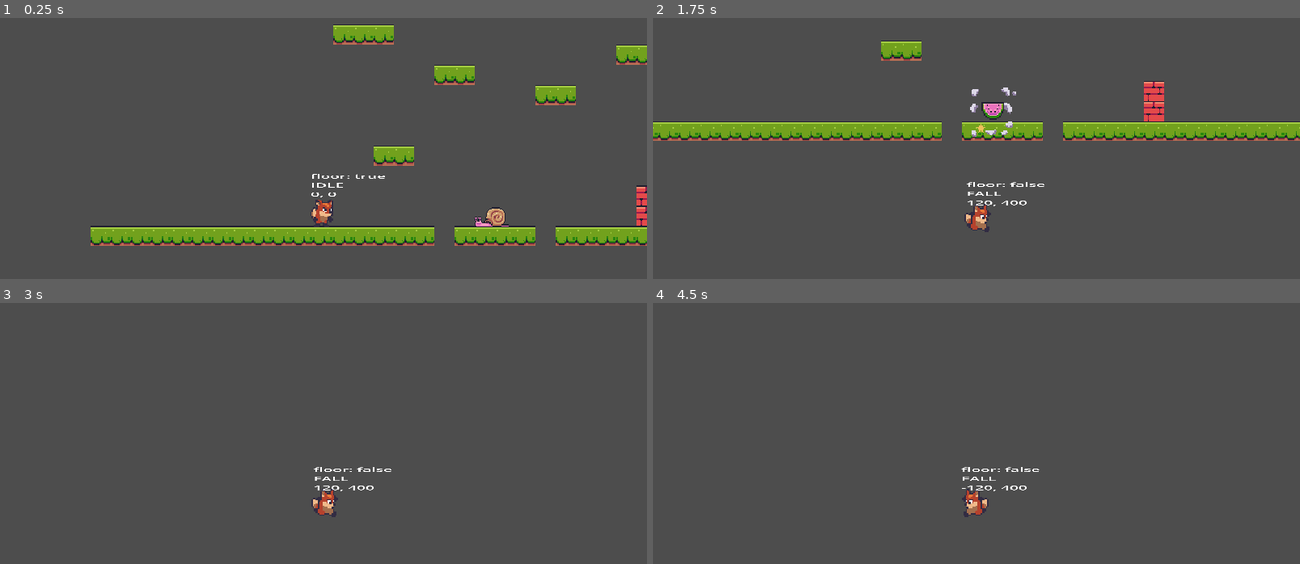
Above: before the commit, frames 1-4 (two rows, left to right).
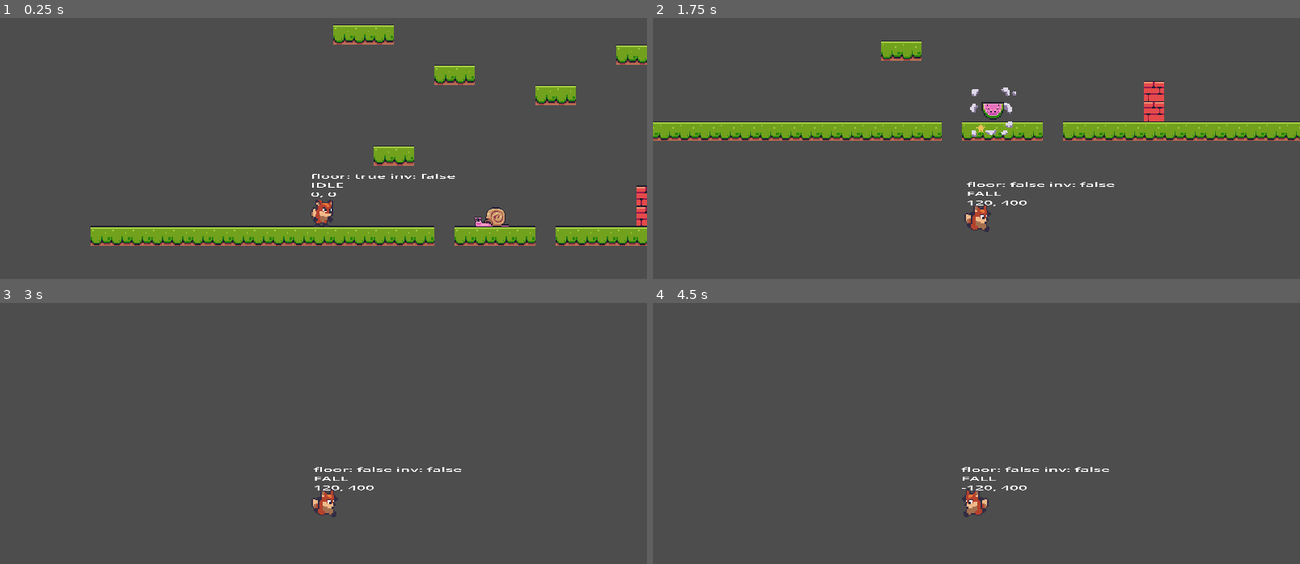
Above: after the commit, the same moments.

Repository: bluewind109/Foxy-Antics
Game: Godot game, scene res://level_base/level_base.tscn
Two runs of this game, one before a commit and one after it. Both use one fixed random seed, a clock stepped at 60 frames per second and the inputs below. The project has no main scene, so this scene is started directly.
Inputs:
- Up to frame 1 (0.25 s): no input
- Up to frame 2 (1.75 s): hold Right (right) from 0.53 s (still down); tap Ctrl (shoot) at 0.6, 1.35 s; tap Space (jump) at 0.77, 1.52 s
- Up to frame 3 (3 s): release Right (right) at 2.03 s; hold Left (left) 2.03-2.78 s; tap Ctrl (shoot) at 2.1, 2.85 s; tap Enter at 2.75 s; hold Right (right) from 2.78 s (still down)
- Up to frame 4 (4.5 s): tap Space (jump) at 3.02, 3.5, 3.77 s; tap Ctrl (shoot) at 3.6, 4.35 s; tap Enter at 4.25 s; release Right (right) at 4.28 s; hold Left (left) from 4.28 s (still down)

The runs differ from the first frame. In frame 1, less than 0.1% of the frame differs, in the area x 60-71%, y 59-62%; in frame 2, less than 0.1%; in frame 3, less than 0.1%; in frame 4, less than 0.1%, in the area x 60-71%, y 62-65%.

Commit message:
Add invincible function on Player

Diff:
--- a/player/player.gd
+++ b/player/player.gd
@@ -7,6 +7,9 @@
 @onready var debug_label = $DebugLabel
 @onready var sound_player = $SoundPlayer
 @onready var shooter = $Shooter
+@onready var animation_player_invincible = $AnimationPlayerInvincible
+@onready var invincible_timer = $InvincibleTimer
+@onready var sound_damage = $SoundDamage
 
 const GRAVITY: float = 1000.0
 const RUN_SPEED: float = 120.0
@@ -16,6 +19,7 @@
 
 enum PLAYER_STATE { IDLE, RUN, JUMP, FALL, HURT }
 var _state = PLAYER_STATE.IDLE
+var _invincible: bool = false
 
 func _ready():
 	pass
@@ -35,8 +39,8 @@
 
 
 func update_debug_label() -> void:
-	debug_label.text = "floor: %s\n%s\n%.0f, %.0f " % [
-		is_on_floor(),
+	debug_label.text = "floor: %s inv: %s\n%s\n%.0f, %.0f " % [
+		is_on_floor(), _invincible,
 		PLAYER_STATE.keys()[_state],
 		velocity.x, velocity.y
 	]
@@ -104,5 +108,23 @@
 			animation_player.play("fall")
 
 
+func go_invincible() -> void:
+	_invincible = true
+	animation_player_invincible.play("invincible")
+	invincible_timer.start()
+
+
+func apply_hit() -> void:
+	if (_invincible == true): return
+
+	go_invincible()
+	SoundManager.play_clip(sound_damage, SoundManager.SOUND_DAMAGE)
+
+
 func _on_hit_box_area_entered(area):
-	print("Player hit: ", area)
+	apply_hit()
+
+
+func _on_invincible_timer_timeout():
+	_invincible = false
+	animation_player_invincible.stop()
--- a/player/player.tscn
+++ b/player/player.tscn
@@ -118,6 +118,44 @@
 [sub_resource type="CapsuleShape2D" id="CapsuleShape2D_likfi"]
 radius = 6.0
 height = 18.0
+
+[sub_resource type="Animation" id="Animation_1ro7m"]
+resource_name = "invincible"
+length = 0.4
+loop_mode = 1
+tracks/0/type = "value"
+tracks/0/imported = false
+tracks/0/enabled = true
+tracks/0/path = NodePath("Sprite2D:self_modulate")
+tracks/0/interp = 1
+tracks/0/loop_wrap = true
+tracks/0/keys = {
+"times": PackedFloat32Array(0, 0.1, 0.2),
+"transitions": PackedFloat32Array(1, 1, 1),
+"update": 0,
+"values": [Color(1, 1, 1, 1), Color(1, 1, 1, 0), Color(1, 1, 1, 1)]
+}
+
+[sub_resource type="Animation" id="Animation_j1dhw"]
+length = 0.001
+tracks/0/type = "value"
+tracks/0/imported = false
+tracks/0/enabled = true
+tracks/0/path = NodePath("Sprite2D:self_modulate")
+tracks/0/interp = 1
+tracks/0/loop_wrap = true
+tracks/0/keys = {
+"times": PackedFloat32Array(0),
+"transitions": PackedFloat32Array(1),
+"update": 0,
+"values": [Color(1, 1, 1, 1)]
+}
+
+[sub_resource type="AnimationLibrary" id="AnimationLibrary_uehbb"]
+_data = {
+"RESET": SubResource("Animation_j1dhw"),
+"invincible": SubResource("Animation_1ro7m")
+}
 
 [node name="Player" type="CharacterBody2D" groups=["player"]]
 collision_layer = 0
@@ -152,6 +190,8 @@
 
 [node name="SoundPlayer" type="AudioStreamPlayer2D" parent="."]
 
+[node name="SoundDamage" type="AudioStreamPlayer2D" parent="."]
+
 [node name="HitBox" type="Area2D" parent="."]
 collision_layer = 2
 collision_mask = 20
@@ -164,4 +204,14 @@
 speed = 240.0
 shoot_delay = 1.0
 
+[node name="AnimationPlayerInvincible" type="AnimationPlayer" parent="."]
+libraries = {
+"": SubResource("AnimationLibrary_uehbb")
+}
+
+[node name="InvincibleTimer" type="Timer" parent="."]
+wait_time = 3.0
+one_shot = true
+
 [connection signal="area_entered" from="HitBox" to="." method="_on_hit_box_area_entered"]
+[connection signal="timeout" from="InvincibleTimer" to="." method="_on_invincible_timer_timeout"]
Not shown: 1 places in player/player.tscn that only renumber resources
